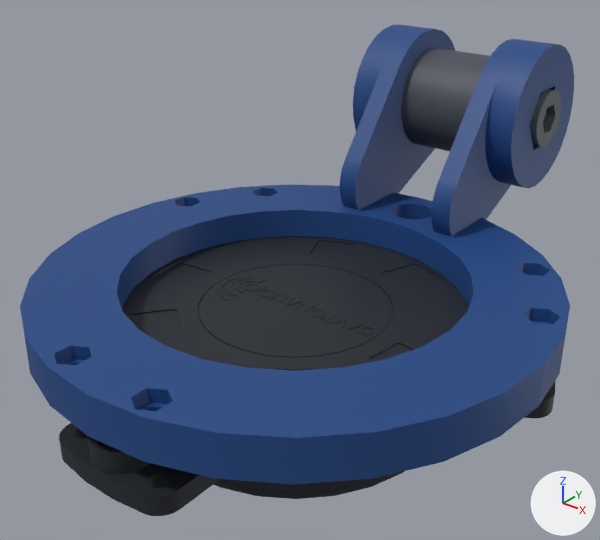
Renders of the glTF model MOZA-CRP-Dayton-TT25-Pedal-Mount/.moza_crp_dayton_tt25_fit_check.step.glb from each side of a commit.
Camera for both pictures: a camera (50 mm lens) standing at (0.0945, -0.1817, 0.0521) and looking at (-0.0043, -0.0582, -0.0245). Lighting does not change. The marker at lower right points along +X, +Y and +Z. The first picture is the older version. Where no turn or scale is listed for an object, it has been applied to the vertices.

Objects in the first picture: 'o1.1', 'o1.2.1', 'o1.2.2', 'o1.2.6', 'o1.3', 'o1.5'.
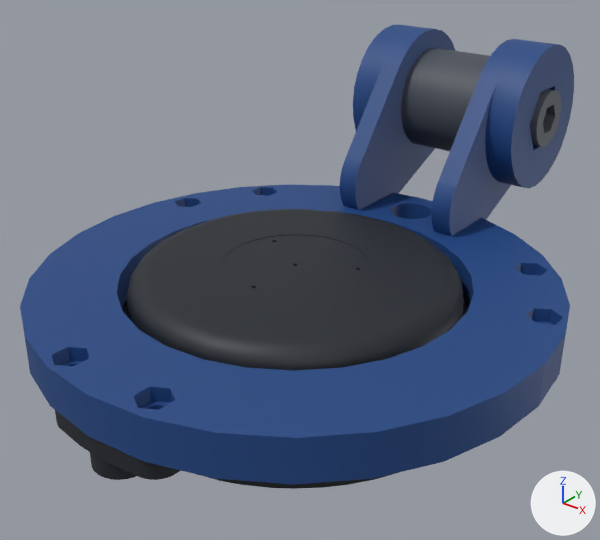
Changed parts and their boxes (x1, y1, x2, y2) in the pictures (600 x 540 px):
```json
{"object": "o1.2.1", "change": "moved, turned", "before": [59, 382, 555, 516], "after": [55, 209, 557, 486]}
{"object": "o1.2.6", "change": "unchanged, covered by the edit", "before": [101, 236, 468, 448], "after": [197, 472, 399, 489]}
{"object": "o1.2.2", "change": "unchanged, covered by the edit", "before": [199, 264, 392, 358]}
```

The change, as JSON lines over the scene's bpy script:
```json
{"op": "set", "path": "ob_o1_2_1.location", "old": "(0.0, -0.065, -0.0416)", "new": "(0.0, -0.065, -0.0302)"}
{"op": "set", "path": "ob_o1_2_1.rotation_euler", "old": "(1.571, 0.0, 3.142)", "new": "(-1.571, 0.0, 0.0)", "note": "degrees (90, 0, 180) -> degrees (-90, 0, 0)"}
```
